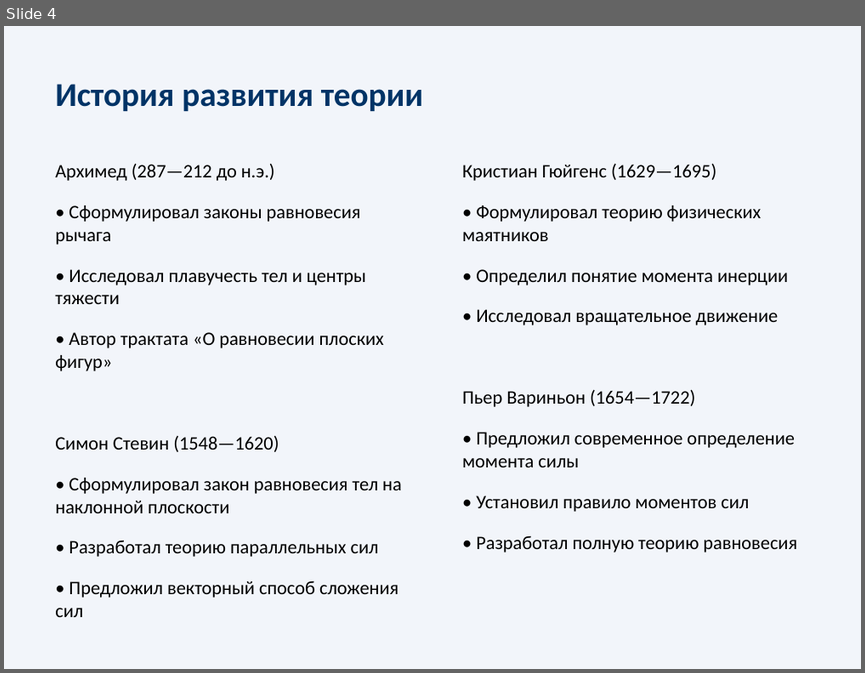
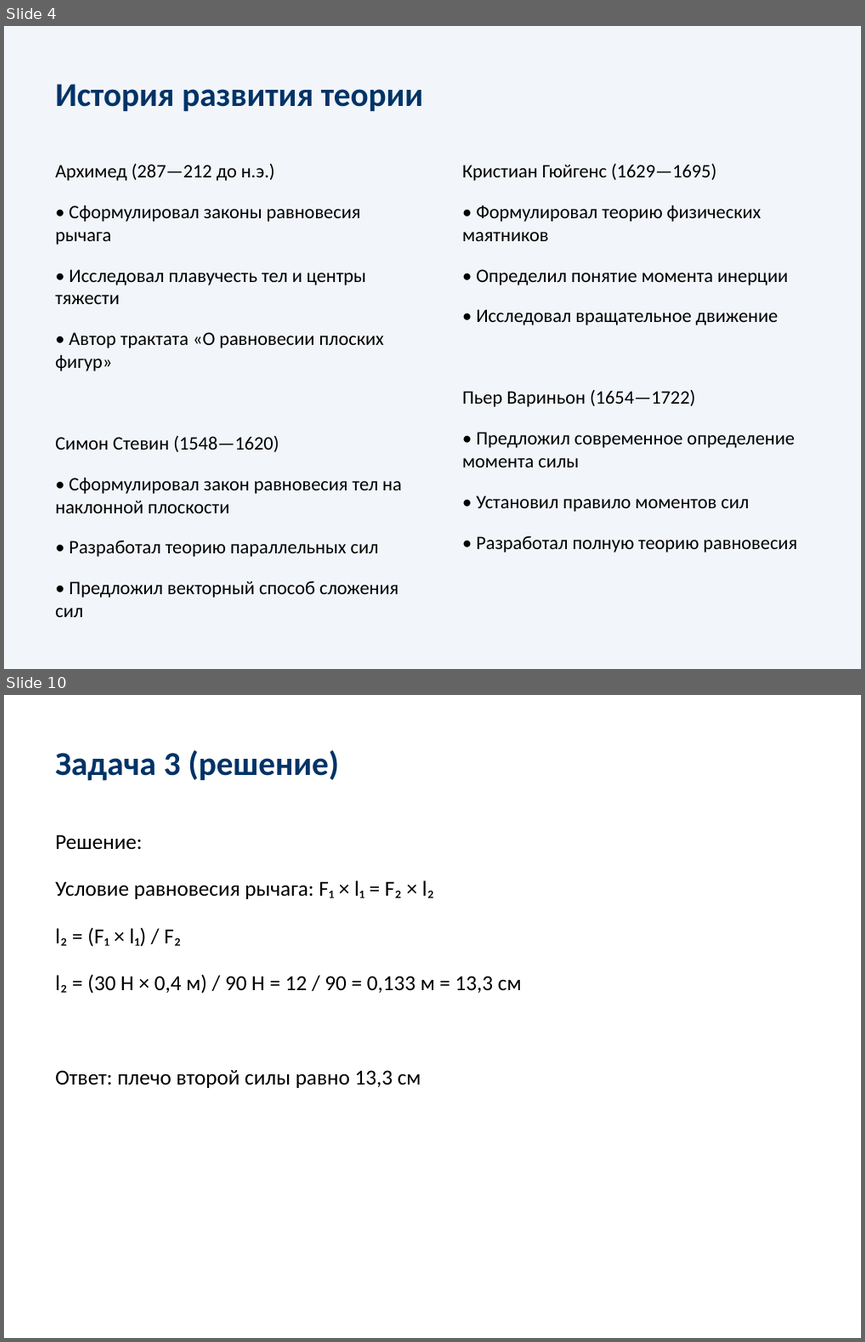
Before and after one commit to F1exmp/physics, a slide deck: lessons/9/9_28_Решение_задач_Момент_силы_и_центр_тяжести/9_28_Решение_задач_Момент_силы_и_центр_тяжести.pptx. Shown one above the other, each under a label of ours: slide 4 before the commit, slides 4 and 10 after it; the slides between them are not shown. The pictures are 865x673 and 865x1342 pixels, drawn with LibreOffice and Linux fonts; fonts in the diff are those of the drawing. Boxes give left, top, right and bottom in pixels: in the first picture for what was removed or moved away, otherwise in the second. Text is boxed around its words. In the diff, an @@ line names an element or a change of style, - is before the commit and + after.

```diff
--- a/lessons/9/9_28_Решение_задач_Момент_силы_и_центр_тяжести/9_28_Решение_задач_Момент_силы_и_центр_тяжести.pptx
+++ b/lessons/9/9_28_Решение_задач_Момент_силы_и_центр_тяжести/9_28_Решение_задач_Момент_силы_и_центр_тяжести.pptx
@@ slide 10 added at [4,695,861,1338], background #FFFFFF @@
@@ text added at [55,750,340,781], 28 pt, text #003366, bold @@
+Задача 3 (решение)
@@ text added at [55,834,522,1088], 18 pt, text #000000 @@
+Решение:
+Условие равновесия рычага: F₁ × l₁ = F₂ × l₂
+l₂ = (F₁ × l₁) / F₂
+l₂ = (30 Н × 0,4 м) / 90 Н = 12 / 90 = 0,133 м = 13,3 см
+Ответ: плечо второй силы равно 13,3 см
```
Also in this commit, not shown: 16 slides changed, 6 other slides added.
